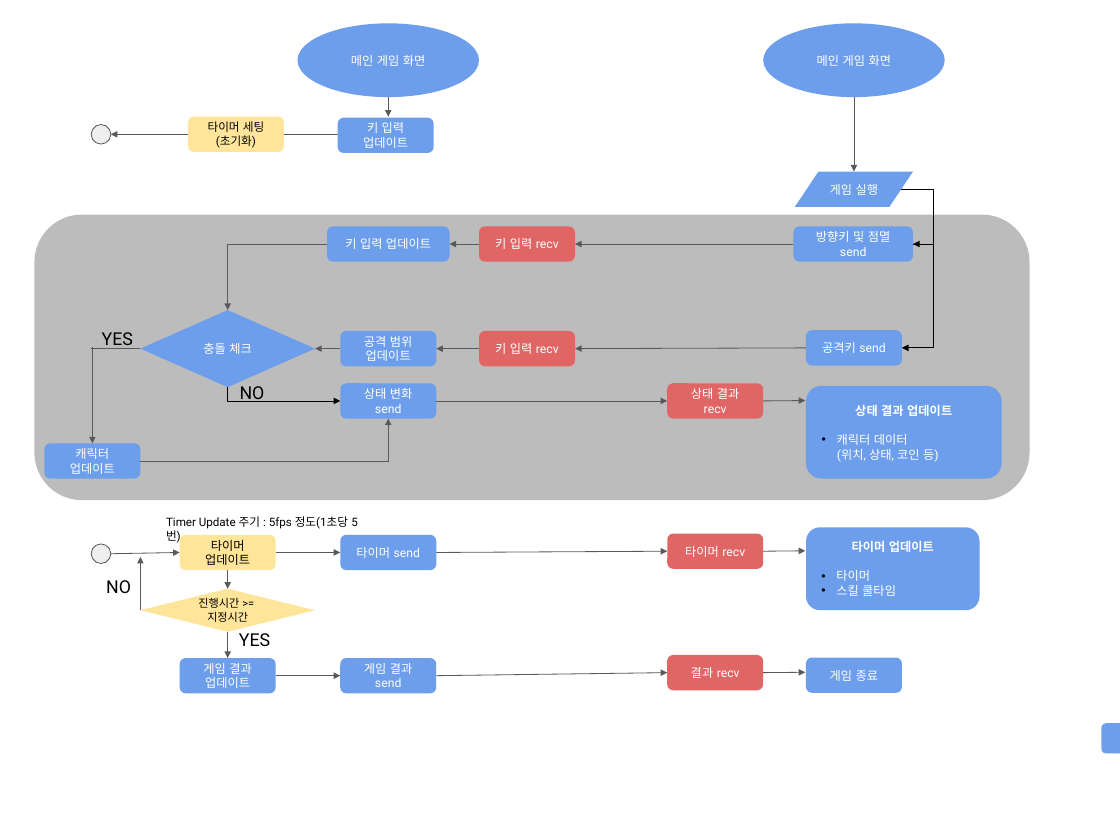
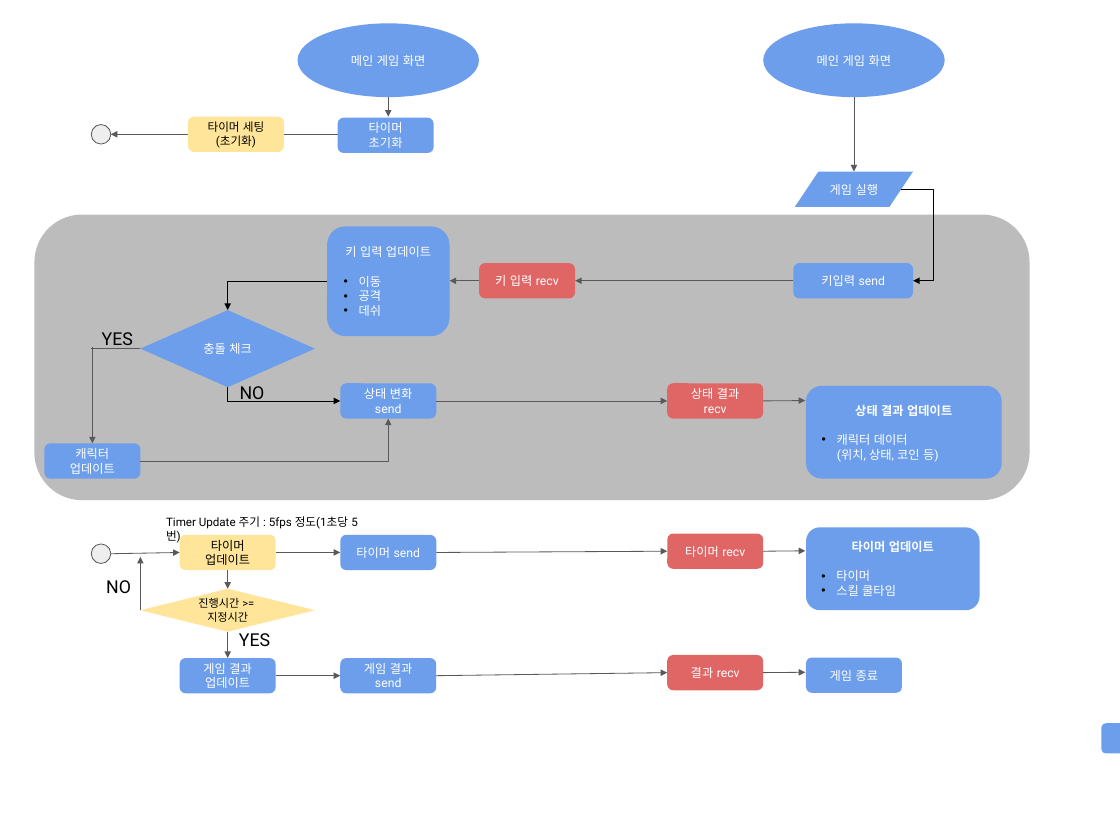
Before and after one commit to haein0303/NetWorkGame_Final_Term, a slide deck: slide 3 of Document/하이레벨 + 스레드.pptx. Drawn at 1120x840 pixels with LibreOffice and Linux fonts; fonts in the diff are those of the drawing. Boxes give left, top, right and bottom in pixels: in the first picture for what was removed or moved away, otherwise in the second. Text is boxed around its words. In the diff, an @@ line names an element or a change of style, - is before the commit and + after.

```diff
--- a/Document/하이레벨 + 스레드.pptx
+++ b/Document/하이레벨 + 스레드.pptx
@@ text in rounded rectangle at [369,122,403,148]: text changed @@
-키 입력 업데이트
+타이머 초기화
@@ elbow arrow moved from (902, 189) - (913, 244) to (902, 189) - (913, 281) @@
@@ rounded rectangle "키 입력 업데이트": place and size @@
-rounded rectangle "키 입력 업데이트" at [327,226,450,262]
+rounded rectangle "키 입력 업데이트" at [327,226,450,336]
@@ 2 rounded rectangles, 2 arrows: place and size @@
-2 rounded rectangles, 2 arrows at [450,226,914,262]
+2 rounded rectangles, 2 arrows at [450,263,914,298]
@@ group removed at [228,244,933,366]: 4 arrows, 3 rounded rectangles, 1 line, 1 elbow arrow @@
-공격키 send
-키 입력 recv
-공격 범위 업데이트
@@ elbow arrow added from (327, 282) to (228, 310), #000000 0.75 pt @@
@@ text in rounded rectangle at [359,276,382,316]: paragraphs added @@
+• 이동
+• 공격
+• 데쉬
@@ text in rounded rectangle at [821,275,885,286]: text changed @@
-방향키 및 점멸 send
+키입력 send
```
Also in this commit, not shown: 2 other files.
